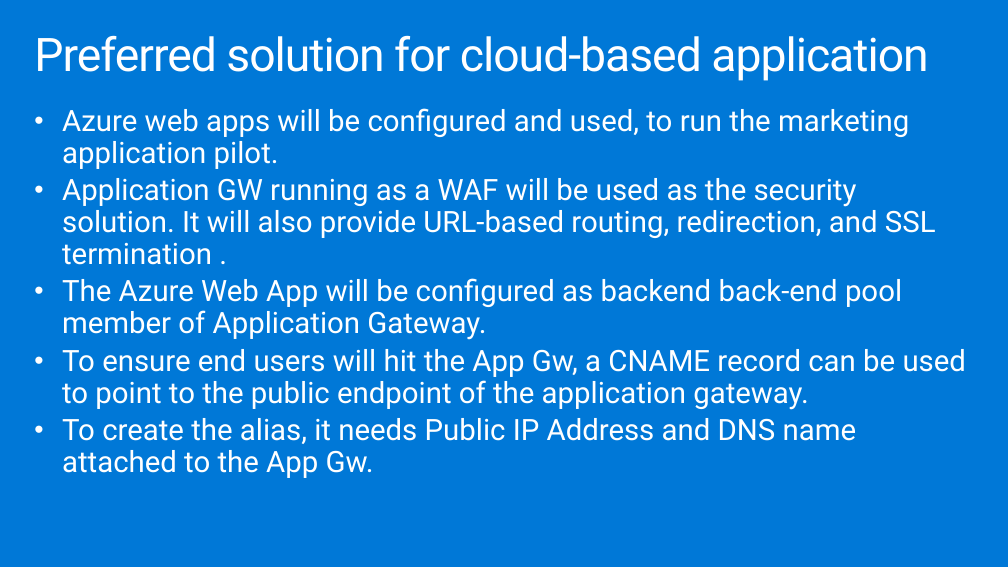
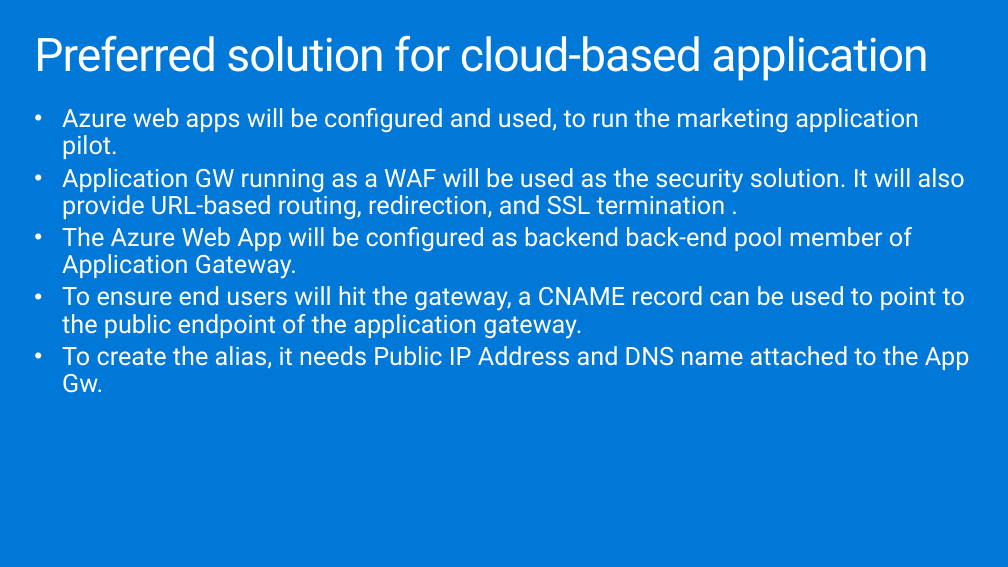
Before and after one commit to yashmadan123/MCW-Enterprise-class-networking, a slide deck: slide 30 of Whiteboard design session/WDS trainer presentation - Enterprise-class networking in Azure.pptx. Drawn at 1008x567 pixels with LibreOffice and Linux fonts; fonts in the diff are those of the drawing. Boxes give left, top, right and bottom in pixels: in the first picture for what was removed or moved away, otherwise in the second. Text is boxed around its words. In the diff, an @@ line names an element or a change of style, - is before the commit and + after.

Commit message:
tweaking pptx

```diff
--- a/Whiteboard design session/WDS trainer presentation - Enterprise-class networking in Azure.pptx
+++ b/Whiteboard design session/WDS trainer presentation - Enterprise-class networking in Azure.pptx
@@ text at bbox=[62, 108, 970, 393]: size 28 to 24 pt in "Azure web apps will be configured and ...", "Application GW running as a WAF will ...", "The Azure Web App will be configured ...", "To create the alias, it needs Public ..." @@
@@ text at bbox=[62, 286, 965, 339]: text changed; size 28 to 24 pt @@
-• To ensure end users will hit the App Gw, a CNAME record can be used to point to the public endpoint of the application gateway.
+• To ensure end users will hit the gateway, a CNAME record can be used to point to the public endpoint of the application gateway.
```
